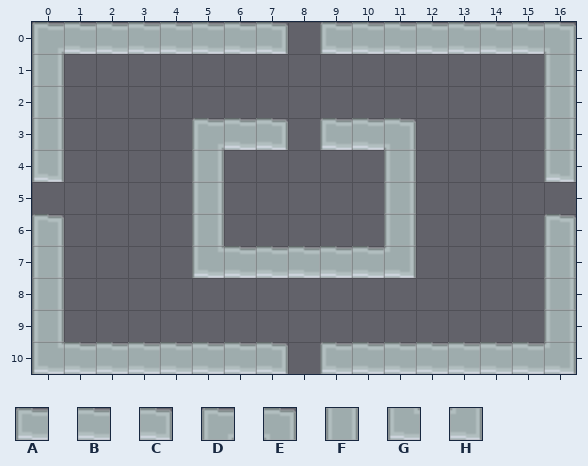
A Tiled map gets an edit: core/assets/rooms/try4map_recolored.tmx. Above: the version before the commit.
Cells are 32x32 px. Shown: x 0..16, y 0..10.
Key: from "roguelikeDungeon_transparent": A 9, B 10, C 11, D 12, E 13, F 44, G 45, H 46.
_ is an empty cell.
Layers that did not change in this view are not listed.
Layer "DestructibleLayer" before, first column x 0:
 0 _________________
 1 _________________
 2 _________________
 3 _____DBC_ABE_____
 4 _____F_____F_____
 5 _____F_____F_____
 6 _____F_____F_____
 7 _____GBBBBBH_____
 8 _________________
 9 _________________
10 _________________
The result:
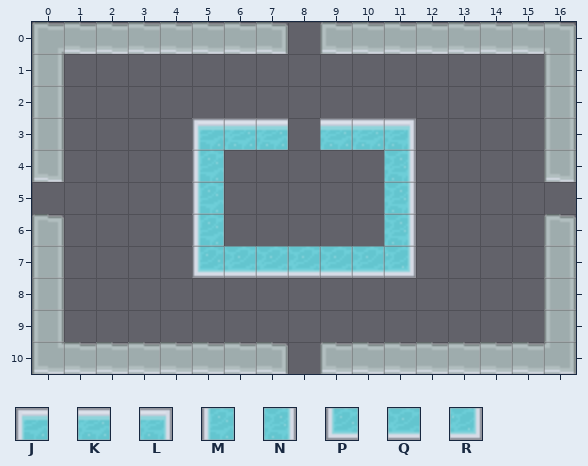
Further tiles: from "roguelikeDungeon_transparent": J 330, K 331, L 332, M 363, N 365, P 396, Q 397, R 398.
The exact change:
{"where": "layer \"DestructibleLayer\""}
{"y":3,"x":5,"old":"DBC","new":"JKK"}
{"y":3,"x":9,"old":"ABE","new":"KKL"}
{"y":4,"x":5,"old":"F","new":"M"}
{"y":4,"x":11,"old":"F","new":"N"}
{"y":5,"x":5,"old":"F","new":"M"}
{"y":5,"x":11,"old":"F","new":"N"}
{"y":6,"x":5,"old":"F","new":"M"}
{"y":6,"x":11,"old":"F","new":"N"}
{"y":7,"x":5,"old":"GBBBBBH","new":"PQQQQQR"}
{"label":"changed","picture_box":[192,118,416,278]}
